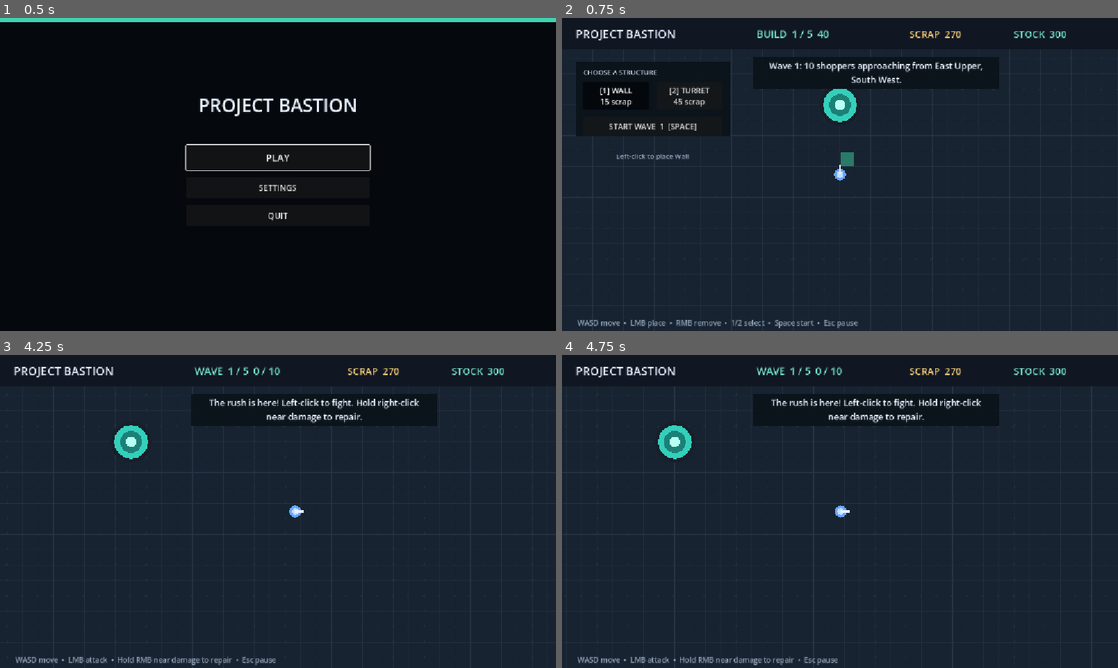
Above: before the commit, frames 1-4 (two rows, left to right).
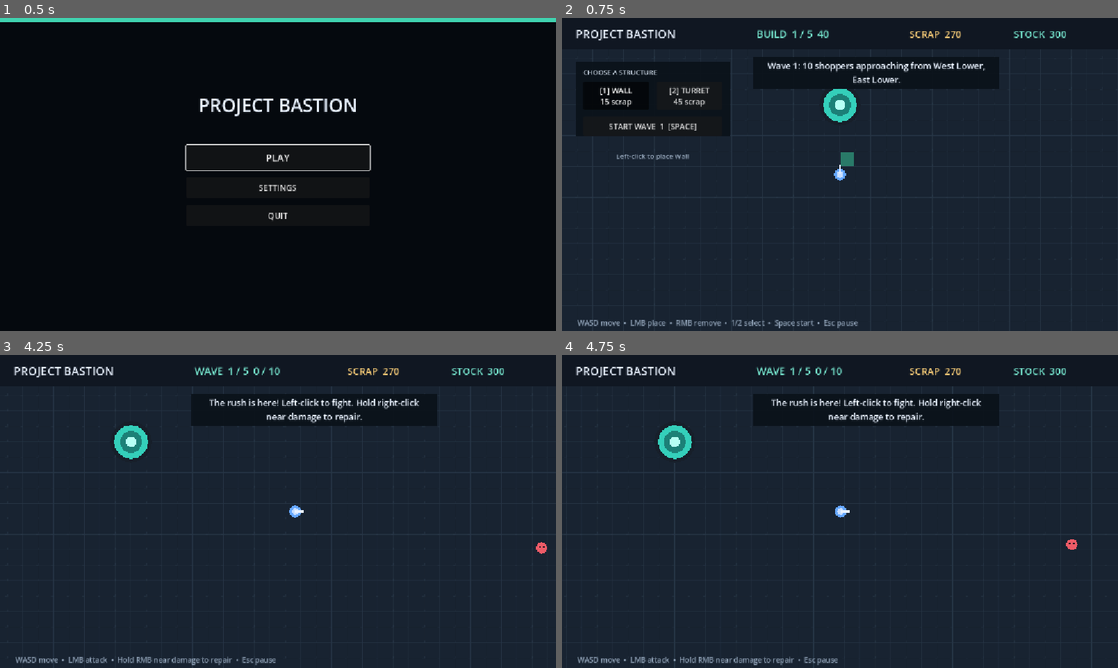
Above: after the commit, the same moments.

Repository: JarredTD/ProjectBastion
Game: Godot game, scene res://scenes/ui/main_menu.tscn
Same seed, same stepped clock (60 frames per second), same inputs: the game is played once before the commit and once after it. Sound files missing from this copy of the repository are replaced by a short silence.
Inputs (mouse positions are in pixels of both pictures, inside the frame that each line leads up to):
- Up to frame 1 (0.5 s): no input
- Up to frame 2 (0.75 s): click "PLAY" at 0.5 s
- Up to frame 3 (4.25 s): click "START WAVE 1 [SPACE]" at 1.25 s; tap Enter at 2, 2.75, 3.5 s; move the mouse to (400, 495) at 2.02 s; hold D (move_right) 2.03-2.75 s; tap R at 2.1, 3.8 s; click (400, 495) at 2.17 s; tap Space at 2.27 s; drag from (166, 527) to (250, 574) at 2.77 s; move the mouse to (333, 442) at 3.52 s; hold D (move_right) from 3.53 s (still down); tap 1 at 3.6 s
- Up to frame 4 (4.75 s): release D (move_right) at 4.25 s; tap Enter at 4.25 s; drag from (812, 574) to (673, 464) at 4.27 s

Frame 1 is identical in both runs. In frame 2, 0.7% of the frame differs, in the area x 36-77%, y 14-21%; in frame 3, less than 0.1%; in frame 4, less than 0.1%.

Commit message:
feat: add seeded wave planning

Diff:
--- a/scenes/ui/hud.tscn
+++ b/scenes/ui/hud.tscn
@@ -224,17 +224,17 @@
 unique_name_in_owner = true
 offset_top = 82.0
 offset_right = 500.0
-offset_bottom = 132.0
+offset_bottom = 154.0
 theme_override_colors/font_color = Color(0.784314, 0.831373, 0.886275, 1)
 theme_override_font_sizes/font_size = 18
-text = "Rushes cleared: 5\nShoppers turned away: 70"
+text = "Rushes cleared: 5\nShoppers turned away: 70\nRun seed: 123456789"
 horizontal_alignment = 1
 
 [node name="EndActions" type="HBoxContainer" parent="Layout/EndPanel"]
 offset_left = 36.0
-offset_top = 154.0
+offset_top = 174.0
 offset_right = 464.0
-offset_bottom = 202.0
+offset_bottom = 222.0
 theme_override_constants/separation = 12
 alignment = 1
 
--- a/scripts/game_state.gd
+++ b/scripts/game_state.gd
@@ -17,15 +17,16 @@
 var wave_enemies_defeated: int
 var objective_wave_count: int
 var endless: bool
+var run_seed: int
 var message: String
 var message_time: float
 
 ## Starts new state objects with a clean build phase.
 func _init() -> void:
-	reset(0)
+	reset(0, 0)
 
 ## Restores all match values without replacing the state object.
-func reset(objective_waves: int) -> void:
+func reset(objective_waves: int, seed: int) -> void:
 	phase = Phase.BUILD
 	build_kind = BuildKind.WALL
 	phase_time = GameConfig.BUILD_DURATION
@@ -39,6 +40,7 @@
 	wave_enemies_defeated = 0
 	objective_wave_count = objective_waves
 	endless = false
+	run_seed = seed
 	show_message("Build a perimeter before the shoppers arrive.", 5.0)
 
 ## Shows a short HUD message for the given number of seconds.
--- a/scripts/main.gd
+++ b/scripts/main.gd
@@ -30,7 +30,7 @@
 	wave_director.enemy_defeated.connect(_on_enemy_defeated)
 	wave_director.core_hit.connect(_on_core_hit)
 	wave_director.wave_cleared.connect(_on_wave_cleared)
-	state.reset(wave_director.objective_wave_count())
+	state.reset(wave_director.objective_wave_count(), wave_director.begin_run())
 	prepare_current_wave()
 
 ## Advances the build timer and handles held repair input.
@@ -106,10 +106,10 @@
 			repair_sound_cooldown = 0.24
 
 ## Clears the arena and starts a fresh build phase.
-func reset_game() -> void:
+func reset_game(seed := 0) -> void:
 	wave_director.reset()
 	build_manager.reset()
-	state.reset(wave_director.objective_wave_count())
+	state.reset(wave_director.objective_wave_count(), wave_director.begin_run(seed))
 	player.reset()
 	camera_rig.snap_to_target()
 	repair_sound_cooldown = 0.0
--- a/scripts/managers/wave_director.gd
+++ b/scripts/managers/wave_director.gd
@@ -13,6 +13,7 @@
 var alive := 0
 var spawn_cooldown := 0.4
 var rng := RandomNumberGenerator.new()
+var run_seed := 0
 var current_wave: WaveDefinition
 var enemy_roster: Array[EnemyDefinition] = []
 var approach_points: Array[ApproachPoint] = []
@@ -22,13 +23,23 @@
 
 ## Checks the authored wave and approach data before play begins.
 func _ready() -> void:
-	rng.randomize()
 	if run_definition == null:
 		push_error("Wave director requires a run definition.")
 	elif run_definition.objective_waves.is_empty():
 		push_error("Run definition requires at least one objective wave.")
 	if world.approach_points().is_empty():
 		push_error("Wave director requires at least one world approach point.")
+
+## Starts a run with the supplied seed, or creates one.
+func begin_run(seed := 0) -> int:
+	if seed == 0:
+		var seed_source := RandomNumberGenerator.new()
+		seed_source.randomize()
+		seed = seed_source.randi()
+		if seed == 0:
+			seed = 1
+	run_seed = seed
+	return run_seed
 
 ## Spawns enemies at the configured interval while the wave is active.
 func _process(delta: float) -> void:
@@ -43,6 +54,7 @@
 func prepare_wave(wave_number: int) -> bool:
 	if run_definition == null:
 		return false
+	rng.seed = hash([run_seed, wave_number])
 	current_wave = run_definition.wave_for(wave_number)
 	if current_wave == null:
 		return false
@@ -95,7 +107,6 @@
 	enemy_roster.clear()
 	set_approaches_highlighted(false)
 	approach_points.clear()
-	rng.randomize()
 	for enemy in enemies.get_children():
 		enemy.queue_free()
 
--- a/scripts/ui/hud.gd
+++ b/scripts/ui/hud.gd
@@ -79,7 +79,11 @@
 	if finished:
 		end_title.text = "STORE SECURED" if state.phase == GameState.Phase.VICTORY else "STOCK LOST"
 		end_title.modulate = Color("78ead2") if state.phase == GameState.Phase.VICTORY else Color("ed5b68")
-		end_stats.text = "Rushes cleared: %d\nShoppers turned away: %d" % [state.waves_cleared, state.enemies_defeated]
+		end_stats.text = "Rushes cleared: %d\nShoppers turned away: %d\nRun seed: %d" % [
+			state.waves_cleared,
+			state.enemies_defeated,
+			state.run_seed,
+		]
 		continue_button.visible = state.phase == GameState.Phase.VICTORY
 
 ## Builds the short phase label shown in the top bar.
